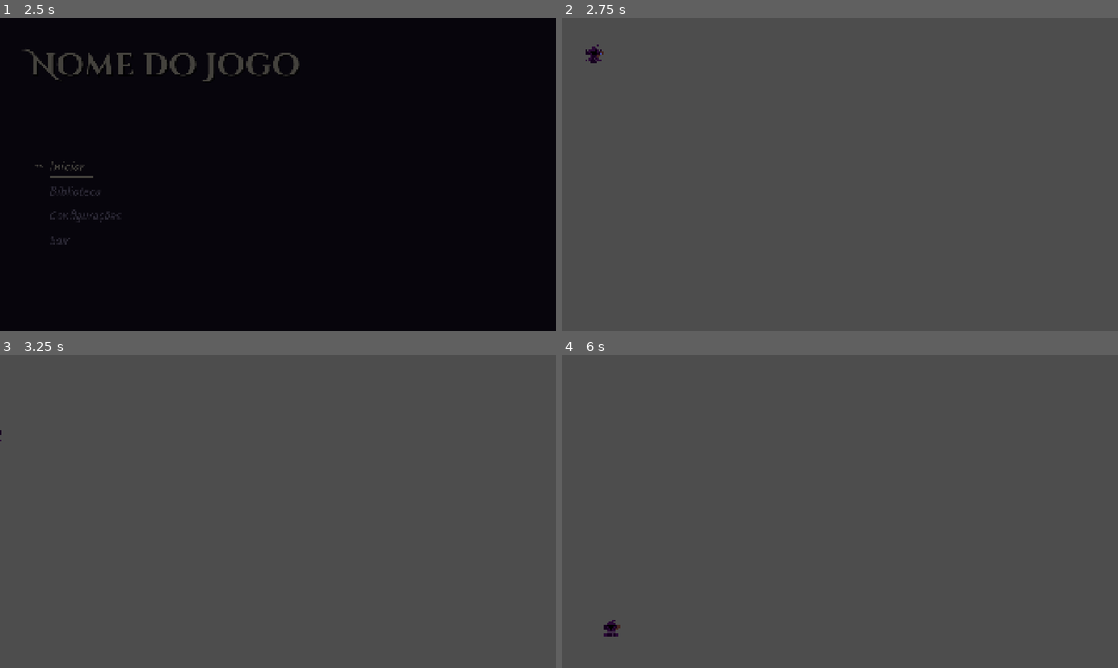
Above: before the commit, frames 1-4 (two rows, left to right).
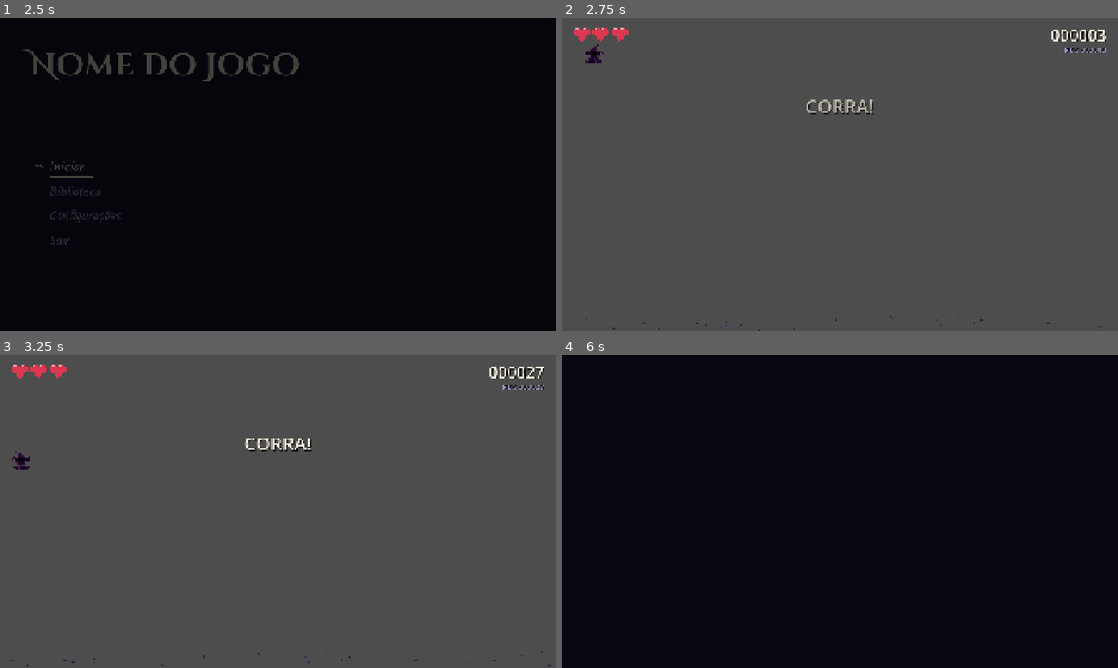
Above: after the commit, the same moments.

Repository: MateusEAlmeida/GJ-Dev-u
Game: Godot game, scene res://Intro/Intro.tscn
The game is run twice, just before and just after one commit, with the same random seed, the same clock (stepped at 60 frames per second) and the same inputs. Video files are missing from this copy of the repository; at most half a second of black plays in their place. Sound files missing from this copy of the repository are replaced by a short silence.
Inputs (mouse positions are in pixels of both pictures, inside the frame that each line leads up to):
- Up to frame 1 (2.5 s): tap Enter (ui_accept) at 0.5, 0.77, 1.07, 1.52, 1.55, 1.82 s; move the mouse to (400, 158) at 0.52 s; hold Right (ui_right) 0.53-2 s; tap R at 0.6 s; click (400, 158) at 0.67 s; tap M at 0.8, 1.35 s; move the mouse to (166, 190) at 1.27 s; click (166, 190) at 1.42 s; click "Iniciar" at 2 s
- Up to frame 2 (2.75 s): no input
- Up to frame 3 (3.25 s): move the mouse to (333, 442) at 2.77 s; hold Left (ui_left) from 2.78 s (still down); hold Enter (ui_accept) from 2.78 s (still down); click (333, 442) at 2.92 s; tap R at 3.05 s
- Up to frame 4 (6 s): move the mouse to (812, 574) at 3.52 s; release Left (ui_left) at 3.53 s; release Enter (ui_accept) at 3.53 s; hold Right (ui_right) 3.53-5.03 s; tap R at 3.6, 5.1 s; click (812, 574) at 3.67 s; tap Enter (ui_accept) at 3.77, 4.07, 5.27, 5.57 s; tap M at 3.8, 4.35, 5.85 s; move the mouse to (1006, 558) at 4.27 s; hold Enter (ui_accept) 4.28-5.03 s; click (1006, 558) at 4.42 s; tap Escape (ui_cancel) at 4.9 s; move the mouse to (673, 464) at 5.02 s; hold Left (ui_left) 5.03-5.78 s; click (673, 464) at 5.17 s; move the mouse to (867, 511) at 5.77 s; hold Right (ui_right) from 5.78 s (still down); click (867, 511) at 5.92 s

Frame 1 is identical in both runs. In frame 2, 1.0% of the frame differs, in the area x 2-98%, y 3-100%; in frame 3, 1.1%; in frame 4, 100%, in the area x 0-100%, y 0-100%.

Commit message:
[ADD] primeiras versões do infinity run + sistema de pontuação e combos

Diff:
--- /dev/null
+++ b/jogo/jogo.gd
@@ -0,0 +1,498 @@
+extends Node2D
+
+
+signal marco_de_pontos(numero: int)   ## a cada 5000 pontos (para trocar o cenário depois)
+
+@export_group("Cenas")
+@export_file("*.tscn") var cena_menu: String = "res://Menu/Menu.tscn"
+
+@export_group("Arte (opcional)")
+@export var texturas_obstaculos: Array[Texture2D] = []   ## vazio = obstáculos provisórios
+@export var escala_pixel_art: float = 5.0                ## mesma escala do mago
+@export var textura_coracao: Texture2D                   ## vazio = coração provisório (talvez mudar pra barra de vida)
+@export var fonte_hud: Font
+
+@export_group("Dificuldade")
+@export var velocidade_inicial: float = 480.0
+@export var velocidade_maxima: float = 1150.0
+@export var aceleracao: float = 9.0          ## quanto a velocidade sobe por segundo
+@export var vidas_maximas: int = 3
+@export var tempo_invencivel: float = 1.2   ##tempo de invencibilidade
+@export var acertos_por_multiplicador: int = 5
+@export var multiplicador_maximo: int = 5
+@export var pontos_por_marco: int = 5000
+
+@export_group("Limites do jogador")
+@export var x_minimo: float = 80.0
+@export var x_maximo: float = 1100.0
+
+const ARQUIVO_RECORDE := "user://recorde.cfg"
+const COR_TEXTO := Color(0.96, 0.93, 0.86)
+const COR_APAGADA := Color(0.62, 0.58, 0.76)
+const COR_DESTAQUE := Color(1.0, 0.82, 0.35)
+
+@onready var player: CharacterBody2D = $player
+
+var velocidade := 0.0
+var pontos := 0.0
+var recorde := 0
+var recorde_no_inicio := 0
+var bateu_recorde := false
+var combo := 0
+var multiplicador := 1
+var vidas := 3
+var invencivel := 0.0
+var distancia_ate_proximo := 600.0
+var marco_atual := 0
+var acabou := false
+var pode_reiniciar := false
+var chao_y := 1000.0
+var largura_tela := 1920.0
+
+var obstaculos: Node2D
+var pedrinhas: Array[ColorRect] = []
+
+var hud: CanvasLayer
+var lbl_pontos: Label
+var lbl_recorde: Label
+var lbl_combo: Label
+var lbl_aviso: Label
+var caixa_vidas: HBoxContainer
+var painel_fim: Control
+var lbl_fim_pontos: Label
+var lbl_fim_recorde: Label
+var painel_pausa: Control
+
+
+func _ready() -> void:
+	randomize()
+	# O Jogo continua recebendo teclas mesmo pausado; o player e os obstáculos pausam.
+	process_mode = Node.PROCESS_MODE_ALWAYS
+	player.process_mode = Node.PROCESS_MODE_PAUSABLE
+	largura_tela = get_viewport_rect().size.x
+
+	vidas = vidas_maximas
+	velocidade = velocidade_inicial
+	_carregar_recorde()
+	recorde_no_inicio = recorde
+	chao_y = _detectar_chao()
+
+	obstaculos = Node2D.new()
+	obstaculos.name = "Obstaculos"
+	obstaculos.process_mode = Node.PROCESS_MODE_PAUSABLE
+	add_child(obstaculos)
+
+	_criar_pedrinhas()
+	_criar_hud()
+	distancia_ate_proximo = largura_tela * 0.6
+	_mostrar_aviso("CORRA!", COR_TEXTO)
+
+
+func _physics_process(delta: float) -> void:
+	if get_tree().paused or acabou:
+		return
+
+	velocidade = minf(velocidade_maxima, velocidade + aceleracao * delta)
+	var andou := velocidade * delta
+
+	# Pontos (o multiplicador do combo entra aqui)
+	pontos += andou * 0.1 * multiplicador
+	_checar_marcos()
+
+	# Novos obstáculos: espaçados pela distância do pulo, para sempre dar para passar
+	distancia_ate_proximo -= andou
+	if distancia_ate_proximo <= 0.0:
+		var largura := _criar_obstaculo()
+		distancia_ate_proximo = largura + _distancia_do_pulo() * _fator_espaco()
+
+	# Move os obstáculos e conta os que o mago já passou
+	for o in obstaculos.get_children():
+		o.position.x -= andou
+		if not o.get_meta("passou") and o.position.x + o.get_meta("largura") < player.global_position.x:
+			o.set_meta("passou", true)
+			_somar_combo()
+		if o.position.x < -400:
+			o.queue_free()
+
+	# Pedrinhas do chão dão a sensação de velocidade
+	for p in pedrinhas:
+		p.position.x -= andou * p.get_meta("parallax")
+		if p.position.x < -20:
+			p.position.x += largura_tela + 40
+
+	# Mantém o mago dentro da área jogável
+	player.global_position.x = clampf(player.global_position.x, x_minimo, x_maximo)
+	if player.global_position.y > chao_y + 600:
+		_fim_de_jogo()
+
+	# Animação acompanha a velocidade do mundo
+	player.get_node("AnimatedSprite2D").speed_scale = clampf(velocidade / velocidade_inicial, 1.0, 1.8)
+
+	# Piscando enquanto invencível
+	if invencivel > 0.0:
+		invencivel -= delta
+		player.modulate.a = 0.3 if int(invencivel * 14.0) % 2 == 0 else 1.0
+	else:
+		player.modulate.a = 1.0
+
+	_atualizar_hud()
+
+
+# ================================================================ obstáculos
+
+func _distancia_do_pulo() -> float:
+	# Quanto o mago anda no ar durante um pulo completo, na velocidade atual.
+	var g: float = ProjectSettings.get_setting("physics/2d/default_gravity") * float(player.get("gravidade_extra"))
+	var tempo_no_ar: float = 2.0 * float(player.get("forca_pulo")) / g
+	return tempo_no_ar * velocidade
+
+
+func _fator_espaco() -> float:
+	# No começo os obstáculos vêm mais espaçados; com a velocidade, mais juntos.
+	var progresso := (velocidade - velocidade_inicial) / maxf(velocidade_maxima - velocidade_inicial, 1.0)
+	return randf_range(lerpf(1.25, 1.05, progresso), lerpf(2.6, 1.7, progresso))
+
+
+func _criar_obstaculo() -> float:
+	var area := Area2D.new()
+	var tamanho: Vector2
+	if not texturas_obstaculos.is_empty():
+		var tex: Texture2D = texturas_obstaculos.pick_random()
+		var s := Sprite2D.new()
+		s.texture = tex
+		s.centered = false
+		s.texture_filter = CanvasItem.TEXTURE_FILTER_NEAREST
+		s.scale = Vector2.ONE * escala_pixel_art
+		tamanho = tex.get_size() * escala_pixel_art
+		s.position = Vector2(0, -tamanho.y)
+		area.add_child(s)
+	else:
+		tamanho = Vector2(randi_range(9, 22), randi_range(9, 24)) * escala_pixel_art
+		area.add_child(_pedra_provisoria(tamanho))
+
+	# Caixa de colisão um pouco menor que o desenho: parece justo para o jogador.
+	var forma := CollisionShape2D.new()
+	var ret := RectangleShape2D.new()
+	ret.size = tamanho * Vector2(0.78, 0.85)
+	forma.shape = ret
+	forma.position = Vector2(tamanho.x / 2.0, -tamanho.y * 0.85 / 2.0)
+	area.add_child(forma)
+
+	area.position = Vector2(largura_tela + 40, chao_y)
+	area.set_meta("largura", tamanho.x)
+	area.set_meta("passou", false)
+	area.body_entered.connect(_ao_tocar_obstaculo.bind(area))
+	obstaculos.add_child(area)
+	return tamanho.x
+
+
+func _pedra_provisoria(t: Vector2) -> Node2D:
+	# Cristal/pedra simples até o Christian desenhar os obstáculos de verdade.
+	var n := Node2D.new()
+	var e := escala_pixel_art
+	var corpo := Polygon2D.new()
+	corpo.color = Color(0.28, 0.20, 0.38)
+	corpo.polygon = PackedVector2Array([
+		Vector2(0, 0), Vector2(0, -t.y * 0.55), Vector2(t.x * 0.25, -t.y),
+		Vector2(t.x * 0.7, -t.y * 0.92), Vector2(t.x, -t.y * 0.5), Vector2(t.x, 0)])
+	n.add_child(corpo)
+	var brilho := Polygon2D.new()
+	brilho.color = Color(0.55, 0.42, 0.75)
+	brilho.polygon = PackedVector2Array([
+		Vector2(t.x * 0.25, -t.y + e), Vector2(t.x * 0.62, -t.y * 0.92 + e),
+		Vector2(t.x * 0.45, -t.y * 0.6), Vector2(t.x * 0.2, -t.y * 0.62)])
+	n.add_child(brilho)
+	return n
+
+
+func _ao_tocar_obstaculo(corpo: Node2D, obstaculo: Area2D) -> void:
+	if corpo != player or acabou:
+		return
+	obstaculo.set_meta("passou", true)     # obstáculo que acertou não conta no combo
+	if invencivel > 0.0:
+		return
+	levar_dano()
+
+
+# ================================================================ vida, combo e pontos
+
+func levar_dano() -> void:
+	vidas -= 1
+	combo = 0
+	multiplicador = 1
+	invencivel = tempo_invencivel
+	_tremer_tela()
+	_atualizar_vidas()
+	if vidas <= 0:
+		_fim_de_jogo()
+
+
+func _somar_combo() -> void:
+	combo += 1
+	var novo := mini(multiplicador_maximo, 1 + combo / acertos_por_multiplicador)
+	if novo != multiplicador:
+		multiplicador = novo
+		_pulsar(lbl_combo)
+		_mostrar_aviso("COMBO x%d!" % multiplicador, COR_DESTAQUE)
+
+
+func _checar_marcos() -> void:
+	var marco := int(pontos) / pontos_por_marco
+	if marco > marco_atual:
+		marco_atual = marco
+		marco_de_pontos.emit(marco)
+		_mostrar_aviso("%d PONTOS!" % (marco * pontos_por_marco), COR_TEXTO)
+	if not bateu_recorde and recorde_no_inicio > 0 and int(pontos) > recorde_no_inicio:
+		bateu_recorde = true
+		_mostrar_aviso("NOVO RECORDE!", COR_DESTAQUE)
+
+
+# ================================================================ fim de jogo, pausa, recorde
+
+func _fim_de_jogo() -> void:
+	if acabou:
+		return
+	acabou = true
+	player.morrer()
+	var final := int(pontos)
+	var novo_recorde := final > recorde
+	if novo_recorde:
+		recorde = final
+		_salvar_recorde()
+
+	lbl_fim_pontos.text = "%d pontos" % final
+	if novo_recorde and recorde_no_inicio > 0:
+		lbl_fim_recorde.text = "NOVO RECORDE!"
+		lbl_fim_recorde.add_theme_color_override("font_color", COR_DESTAQUE)
+	elif novo_recorde:
+		lbl_fim_recorde.text = "Primeiro recorde marcado!"
+	else:
+		lbl_fim_recorde.text = "Faltaram %d pontos para o seu recorde (%d)" % [recorde - final, recorde]
+
+	await get_tree().create_timer(0.45).timeout
+	painel_fim.visible = true
+	painel_fim.modulate.a = 0.0
+	create_tween().tween_property(painel_fim, "modulate:a", 1.0, 0.25)
+	pode_reiniciar = true
+
+
+func _unhandled_input(event: InputEvent) -> void:
+	if acabou:
+		if not pode_reiniciar:
+			return
+		var apertou_r: bool = event is InputEventKey and event.pressed and not event.echo and event.keycode == KEY_R
+		if event.is_action_pressed("ui_accept") or event.is_action_pressed("ui_up") or apertou_r:
+			get_viewport().set_input_as_handled()
+			get_tree().reload_current_scene()          # recomeça na hora
+		elif event.is_action_pressed("ui_cancel"):
+			_ir_para_menu()
+		return
+
+	if event.is_action_pressed("ui_cancel"):
+		get_viewport().set_input_as_handled()
+		_pausar(not get_tree().paused)
+	elif get_tree().paused and event is InputEventKey and event.pressed and event.keycode == KEY_M:
+		_ir_para_menu()
+
+
+func _pausar(pausar: bool) -> void:
+	get_tree().paused = pausar
+	painel_pausa.visible = pausar
+
+
+func _ir_para_menu() -> void:
+	get_tree().paused = false
+	get_tree().change_scene_to_file(cena_menu)
+
+
+func _carregar_recorde() -> void:
+	var cfg := ConfigFile.new()
+	if cfg.load(ARQUIVO_RECORDE) == OK:
+		recorde = int(cfg.get_value("jogo", "recorde", 0))
+
+
+func _salvar_recorde() -> void:
+	var cfg := ConfigFile.new()
+	cfg.set_value("jogo", "recorde", recorde)
+	cfg.save(ARQUIVO_RECORDE)
+
+
+# ================================================================ cenário
+
+func _detectar_chao() -> float:
+	# Usa o topo da colisão do StaticBody2D como linha do chão.
+	for filho in get_children():
+		if filho is StaticBody2D:
+			for f in filho.get_children():
+				if f is CollisionShape2D and f.shape is RectangleShape2D:
+					return f.global_position.y - f.shape.size.y / 2.0 * absf(f.global_scale.y)
+	push_warning("Não achei o chão (StaticBody2D com CollisionShape2D retangular). Usando y = 1000.")
+	return 1000.0
+
+
+func _criar_pedrinhas() -> void:
+	var cores := [Color(0.22, 0.17, 0.30), Color(0.30, 0.24, 0.40), Color(0.18, 0.13, 0.24)]
+	for i in 40:
+		var p := ColorRect.new()
+		var lado := escala_pixel_art * randi_range(1, 2)
+		p.size = Vector2(lado, escala_pixel_art)
+		p.color = cores.pick_random()
+		p.position = Vector2(randf_range(0, largura_tela), chao_y + randf_range(8, 60))
+		p.set_meta("parallax", 1.0)
+		p.mouse_filter = Control.MOUSE_FILTER_IGNORE
+		add_child(p)
+		pedrinhas.append(p)
+
+
+func _tremer_tela() -> void:
+	var t := create_tween()
+	for i in 6:
+		t.tween_property(self, "position", Vector2(randf_range(-10, 10), randf_range(-6, 6)), 0.03)
+	t.tween_property(self, "position", Vector2.ZERO, 0.04)
+
+
+# ================================================================ HUD
+
+func _label(texto: String, tamanho: int, cor: Color) -> Label:
+	var l := Label.new()
+	l.text = texto
+	if fonte_hud:
+		l.add_theme_font_override("font", fonte_hud)
+	l.add_theme_font_size_override("font_size", tamanho)
+	l.add_theme_color_override("font_color", cor)
+	l.add_theme_color_override("font_shadow_color", Color(0, 0, 0, 0.6))
+	l.add_theme_constant_override("shadow_offset_x", 3)
+	l.add_theme_constant_override("shadow_offset_y", 3)
+	l.mouse_filter = Control.MOUSE_FILTER_IGNORE
+	return l
+
+
+func _criar_hud() -> void:
+	hud = CanvasLayer.new()
+	add_child(hud)
+	var w := largura_tela
+
+	caixa_vidas = HBoxContainer.new()
+	caixa_vidas.position = Vector2(40, 32)
+	caixa_vidas.add_theme_constant_override("separation", 10)
+	hud.add_child(caixa_vidas)
+	_atualizar_vidas()
+
+	lbl_pontos = _label("0", 56, COR_TEXTO)
+	lbl_pontos.horizontal_alignment = HORIZONTAL_ALIGNMENT_RIGHT
+	lbl_pontos.position = Vector2(w - 540, 20)
+	lbl_pontos.size = Vector2(500, 70)
+	hud.add_child(lbl_pontos)
+
+	lbl_recorde = _label("REC %d" % recorde, 26, COR_APAGADA)
+	lbl_recorde.horizontal_alignment = HORIZONTAL_ALIGNMENT_RIGHT
+	lbl_recorde.position = Vector2(w - 540, 92)
+	lbl_recorde.size = Vector2(500, 36)
+	hud.add_child(lbl_recorde)
+
+	lbl_combo = _label("", 34, COR_DESTAQUE)
+	lbl_combo.horizontal_alignment = HORIZONTAL_ALIGNMENT_RIGHT
+	lbl_combo.position = Vector2(w - 540, 132)
+	lbl_combo.size = Vector2(500, 44)
+	hud.add_child(lbl_combo)
+
+	lbl_aviso = _label("", 64, COR_TEXTO)
+	lbl_aviso.horizontal_alignment = HORIZONTAL_ALIGNMENT_CENTER
+	lbl_aviso.position = Vector2(0, 260)
+	lbl_aviso.size = Vector2(w, 90)
+	lbl_aviso.modulate.a = 0.0
+	hud.add_child(lbl_aviso)
+
+	# Tela de fim de jogo
+	painel_fim = _painel_escuro()
+	var caixa := _caixa_central(painel_fim)
+	caixa.add_child(_centralizado(_label("FIM DE JOGO", 96, COR_TEXTO)))
+	lbl_fim_pontos = _centralizado(_label("", 56, COR_TEXTO))
+	caixa.add_child(lbl_fim_pontos)
+	lbl_fim_recorde = _centralizado(_label("", 34, COR_APAGADA))
+	caixa.add_child(lbl_fim_recorde)
+	caixa.add_child(_centralizado(_label("Espaço: tentar de novo     ·     Esc: menu", 28, COR_APAGADA)))
+
+	# Tela de pausa
+	painel_pausa = _painel_escuro()
+	var caixa_p := _caixa_central(painel_pausa)
+	caixa_p.add_child(_centralizado(_label("PAUSADO", 96, COR_TEXTO)))
+	caixa_p.add_child(_centralizado(_label("Esc: continuar     ·     M: menu", 28, COR_APAGADA)))
+
+
+func _painel_escuro() -> Control:
+	var p := ColorRect.new()
+	p.color = Color(0.03, 0.02, 0.07, 0.72)
+	p.set_anchors_and_offsets_preset(Control.PRESET_FULL_RECT)
+	p.visible = false
+	hud.add_child(p)
+	return p
+
+
+func _caixa_central(pai: Control) -> VBoxContainer:
+	var c := VBoxContainer.new()
+	c.set_anchors_and_offsets_preset(Control.PRESET_FULL_RECT)
+	c.alignment = BoxContainer.ALIGNMENT_CENTER
+	c.add_theme_constant_override("separation", 22)
+	pai.add_child(c)
+	return c
+
+
+func _centralizado(l: Label) -> Label:
+	l.horizontal_alignment = HORIZONTAL_ALIGNMENT_CENTER
+	return l
+
+
+func _atualizar_hud() -> void:
+	lbl_pontos.text = "%06d" % int(pontos)
+	lbl_recorde.text = "REC %06d" % maxi(recorde, int(pontos))
+	lbl_combo.text = ("COMBO %d   x%d" % [combo, multiplicador]) if combo > 0 else ""
+
+
+func _atualizar_vidas() -> void:
+	if caixa_vidas == null:
+		return
+	var tex: Texture2D = textura_coracao if textura_coracao else _coracao_provisorio()
+	for c in caixa_vidas.get_children():
+		c.queue_free()
+	for i in vidas_maximas:
+		var r := TextureRect.new()
+		r.texture = tex
+		r.texture_filter = CanvasItem.TEXTURE_FILTER_NEAREST
+		r.expand_mode = TextureRect.EXPAND_IGNORE_SIZE
+		r.custom_minimum_size = Vector2(56, 48)
+		r.modulate = Color.WHITE if i < vidas else Color(0.25, 0.2, 0.3, 0.6)
+		caixa_vidas.add_child(r)
+
+
+var _cache_coracao: ImageTexture
+func _coracao_provisorio() -> ImageTexture:
+	if _cache_coracao:
+		return _cache_coracao
+	var desenho := [".XX.XX.", "XXXXXXX", "XXXXXXX", ".XXXXX.", "..XXX..", "...X..."]
+	var img := Image.create(7, 6, false, Image.FORMAT_RGBA8)
+	for y in desenho.size():
+		for x in 7:
+			if desenho[y][x] == "X":
+				img.set_pixel(x, y, Color(0.86, 0.22, 0.32) if y > 0 or x % 3 != 1 else Color(1, 0.6, 0.65))
+	_cache_coracao = ImageTexture.create_from_image(img)
+	return _cache_coracao
+
+
+func _mostrar_aviso(texto: String, cor: Color) -> void:
+	lbl_aviso.text = texto
+	lbl_aviso.add_theme_color_override("font_color", cor)
+	lbl_aviso.pivot_offset = lbl_aviso.size / 2.0
+	lbl_aviso.scale = Vector2.ONE * 1.3
+	var t := create_tween().set_parallel(true)
+	t.tween_property(lbl_aviso, "modulate:a", 1.0, 0.12)
+	t.tween_property(lbl_aviso, "scale", Vector2.ONE, 0.25).set_trans(Tween.TRANS_BACK).set_ease(Tween.EASE_OUT)
+	t.chain().tween_interval(0.9)
+	t.chain().tween_property(lbl_aviso, "modulate:a", 0.0, 0.35)
+
+
+func _pulsar(c: Control) -> void:
+	c.pivot_offset = c.size / 2.0
+	var t := create_tween()
+	t.tween_property(c, "scale", Vector2.ONE * 1.25, 0.08)
+	t.tween_property(c, "scale", Vector2.ONE, 0.2).set_trans(Tween.TRANS_BACK)
--- a/jogo/jogo.tscn
+++ b/jogo/jogo.tscn
@@ -1,6 +1,7 @@
 [gd_scene format=3 uid="uid://b8d5fyhhs02ny"]
 
-[ext_resource type="Script" uid="uid://bkoenbbivf46f" path="res://jogo/player/character_body_2d.gd" id="1_en0u0"]
+[ext_resource type="Script" uid="uid://cdqqfvx3egfck" path="res://jogo/player/character_body_2d.gd" id="1_en0u0"]
+[ext_resource type="Script" uid="uid://lghl27yrolbw" path="res://jogo/jogo.gd" id="1_ri866"]
 [ext_resource type="Texture2D" uid="uid://7l6r6riuapwm" path="res://jogo/sprites/mago_spritesheet.png" id="2_t1vgo"]
 
 [sub_resource type="RectangleShape2D" id="RectangleShape2D_h018a"]
@@ -244,6 +245,7 @@
 size = Vector2(1908, 67)
 
 [node name="Jogo" type="Node2D" unique_id=418937468]
+script = ExtResource("1_ri866")
 
 [node name="player" type="CharacterBody2D" parent="." unique_id=1177870846]
 position = Vector2(110, 121)
--- a/jogo/player/character_body_2d.gd
+++ b/jogo/player/character_body_2d.gd
@@ -1,46 +1,87 @@
 extends CharacterBody2D
+## Mago: movimento, pulo e animações.
+## Os números do pulo e da velocidade podem ser ajustados no Inspetor (nó player).
 
-const SPEED = 300.0
-const JUMP_VELOCITY = -400.0
+@export var velocidade: float = 420.0
+@export var forca_pulo: float = 820.0
+@export var gravidade_extra: float = 1.6     ## acima de 1 = pulo mais "seco", cai mais rápido
+@export var corte_pulo: float = 0.45         ## soltar o botão cedo = pulo mais baixo
+@export var modo_runner: bool = true         ## no runner ele está sempre correndo para a direita
+
+const COYOTE := 0.10   ## ainda dá para pular logo depois de sair da beirada
+const BUFFER := 0.12   ## apertar pulo um pouco antes de tocar o chão também vale
 
 @onready var sprite: AnimatedSprite2D = $AnimatedSprite2D
 
 var olhando_esquerda := false
+var controle_ativo := true
+var tempo_no_ar := 0.0
+var pulo_guardado := 0.0
 
 
 func _physics_process(delta: float) -> void:
+	# Gravidade
 	if not is_on_floor():
-		velocity += get_gravity() * delta
+		velocity += get_gravity() * gravidade_extra * delta
+		tempo_no_ar += delta
+	else:
+		tempo_no_ar = 0.0
 
-	if Input.is_action_just_pressed("ui_accept") and is_on_floor():
-		velocity.y = JUMP_VELOCITY
+	var direcao := 0.0
+	if controle_ativo:
+		# Pulo (Espaço, Enter ou seta para cima)
+		pulo_guardado = maxf(pulo_guardado - delta, 0.0)
+		if Input.is_action_just_pressed("ui_accept") or Input.is_action_just_pressed("ui_up"):
+			pulo_guardado = BUFFER
+		if pulo_guardado > 0.0 and tempo_no_ar <= COYOTE and velocity.y >= 0.0:
+			velocity.y = -forca_pulo
+			pulo_guardado = 0.0
+			tempo_no_ar = COYOTE + 1.0
+		# Soltou o botão no meio da subida: pulo mais curto
+		if velocity.y < 0.0 and (Input.is_action_just_released("ui_accept") or Input.is_action_just_released("ui_up")):
+			velocity.y *= corte_pulo
 
-	var direcao := Input.get_axis("ui_left", "ui_right")
+		direcao = Input.get_axis("ui_left", "ui_right")
+
 	if direcao:
-		velocity.x = direcao * SPEED
+		velocity.x = direcao * velocidade
 		olhando_esquerda = direcao < 0
 	else:
-		velocity.x = move_toward(velocity.x, 0, SPEED)
+		velocity.x = move_toward(velocity.x, 0, velocidade)
+		if modo_runner:
+			olhando_esquerda = false
 
 	move_and_slide()
 	_atualizar_animacao(direcao)
 
 
+func morrer() -> void:
+	controle_ativo = false
+	velocity.x = 0.0
+
+
 func _atualizar_animacao(direcao: float) -> void:
+	# No runner, "parado" na verdade é correndo para a direita (o mundo é que se move).
+	var dir_anim := direcao
+	if modo_runner and dir_anim == 0.0 and controle_ativo:
+		dir_anim = 1.0
+
 	var anim := ""
-	if not is_on_floor():
+	if not controle_ativo and is_on_floor():
+		anim = "parado"
+	elif not is_on_floor():
 		if velocity.y < 0:
-			if direcao < 0:
+			if dir_anim < 0:
 				anim = "pulo_esquerda"
-			elif direcao > 0:
+			elif dir_anim > 0:
 				anim = "pulo_direita"
 			else:
 				anim = "pulo"
 		else:
 			anim = "queda"
-	elif direcao < 0:
+	elif dir_anim < 0:
 		anim = "andar_esquerda"
-	elif direcao > 0:
+	elif dir_anim > 0:
 		anim = "andar_direita"
 	else:
 		anim = "parado"
Binary file added: Biblioteca/artes/Mago-cajado.png
Not shown, added: Biblioteca/artes/Mago-cajado.png.import
Not shown, added: jogo/jogo.gd.uid
Not shown, changed: jogo/player/character_body_2d.gd.uid
